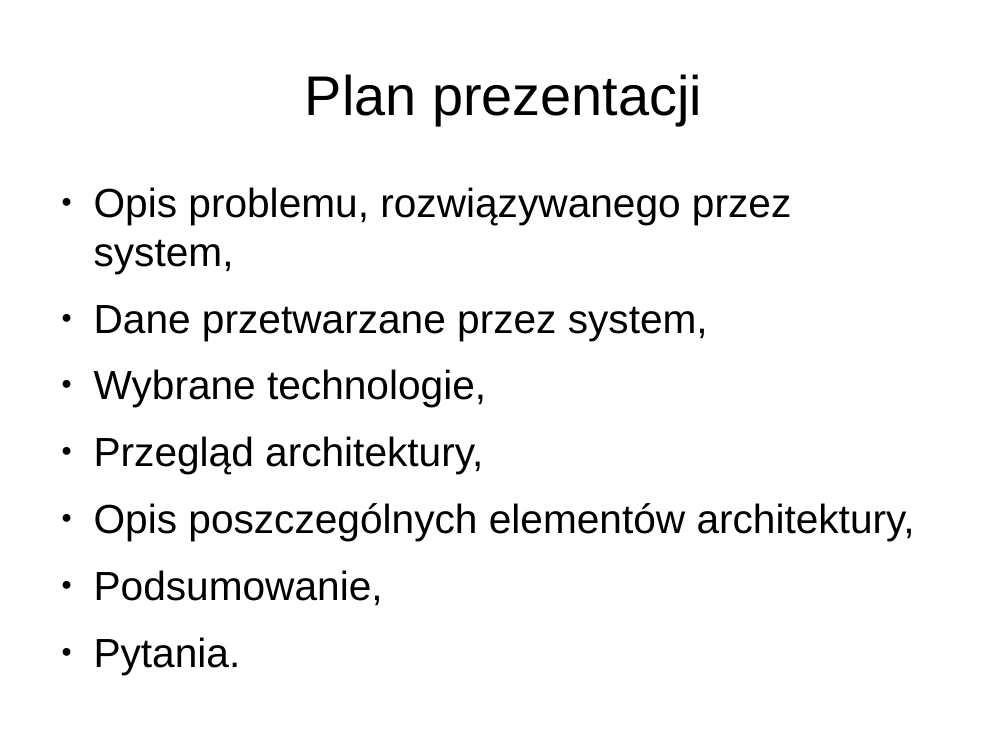
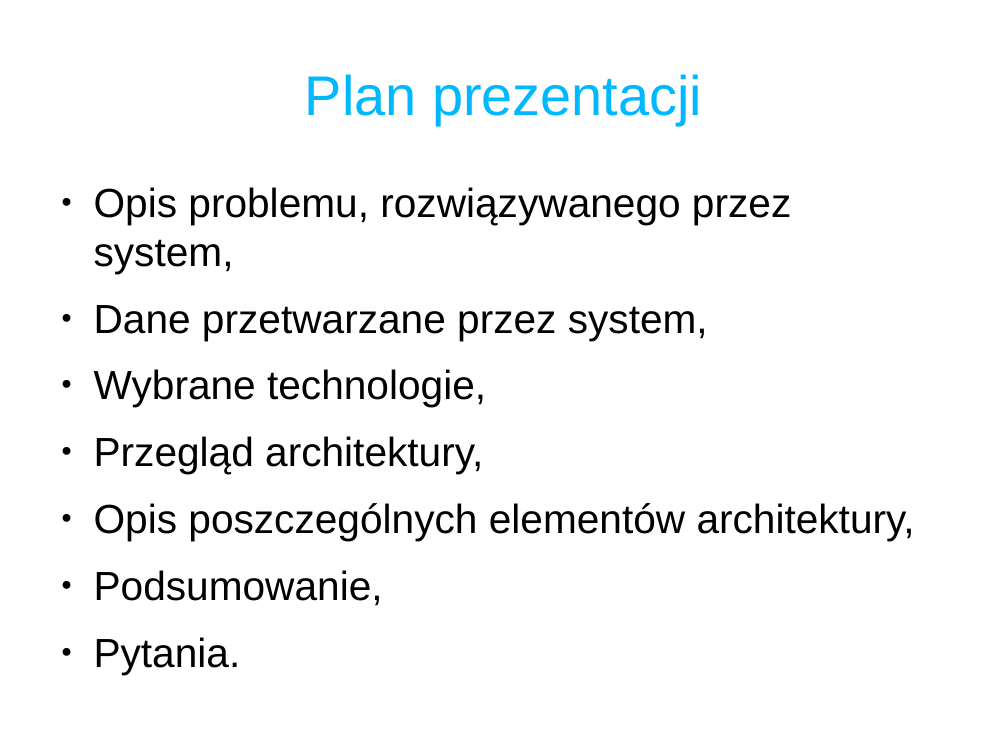
Before and after one commit to jglodek/wiki-expert, a slide deck: slide 2 of SDM2.odp. Drawn at 1008x756 pixels with LibreOffice and Linux fonts; fonts in the diff are those of the drawing. Boxes give left, top, right and bottom in pixels: in the first picture for what was removed or moved away, otherwise in the second. Text is boxed around its words. In the diff, an @@ line names an element or a change of style, - is before the commit and + after.

```diff
--- a/SDM2.odp
+++ b/SDM2.odp
@@ title "Plan prezentacji" at bbox=[305, 74, 702, 125]: text colour #000000 to #00B8FF @@
```
Also in this commit, not shown: 6 other slides changed, 14 slides added, 2 slides removed, 2 other files.
